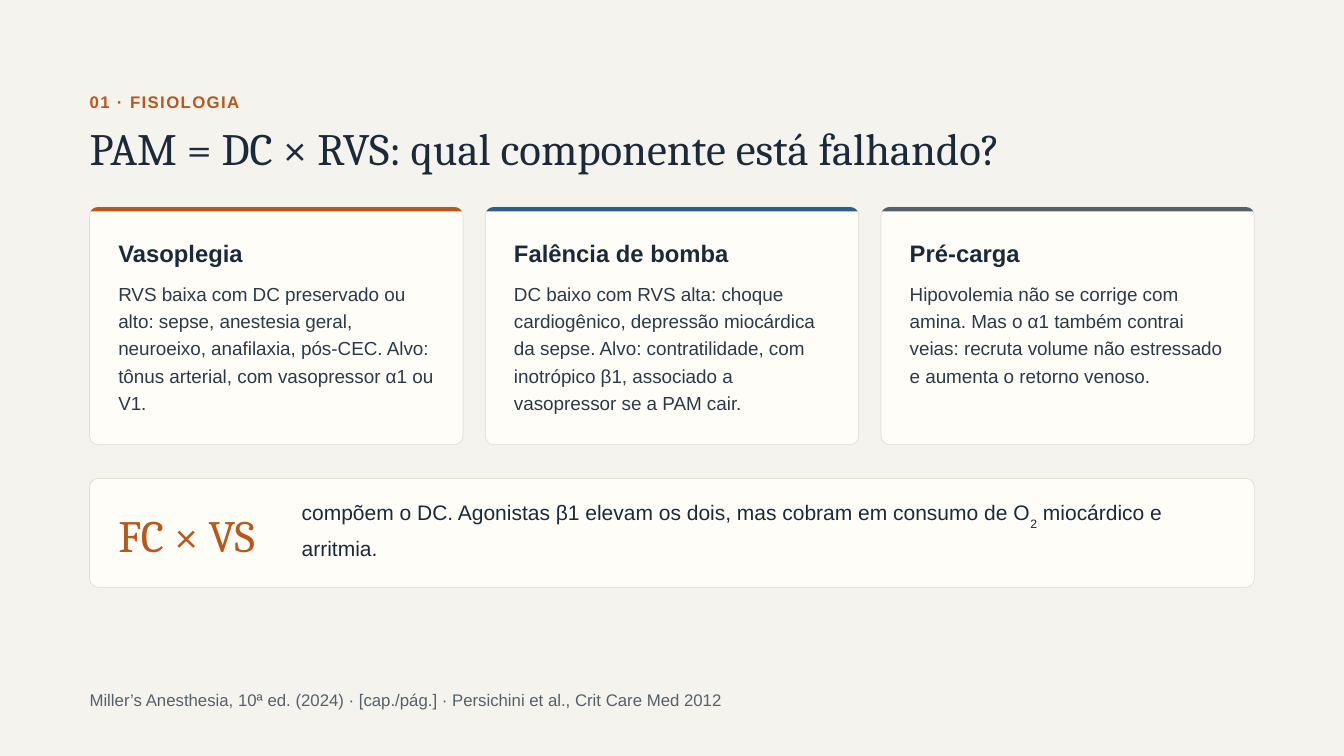
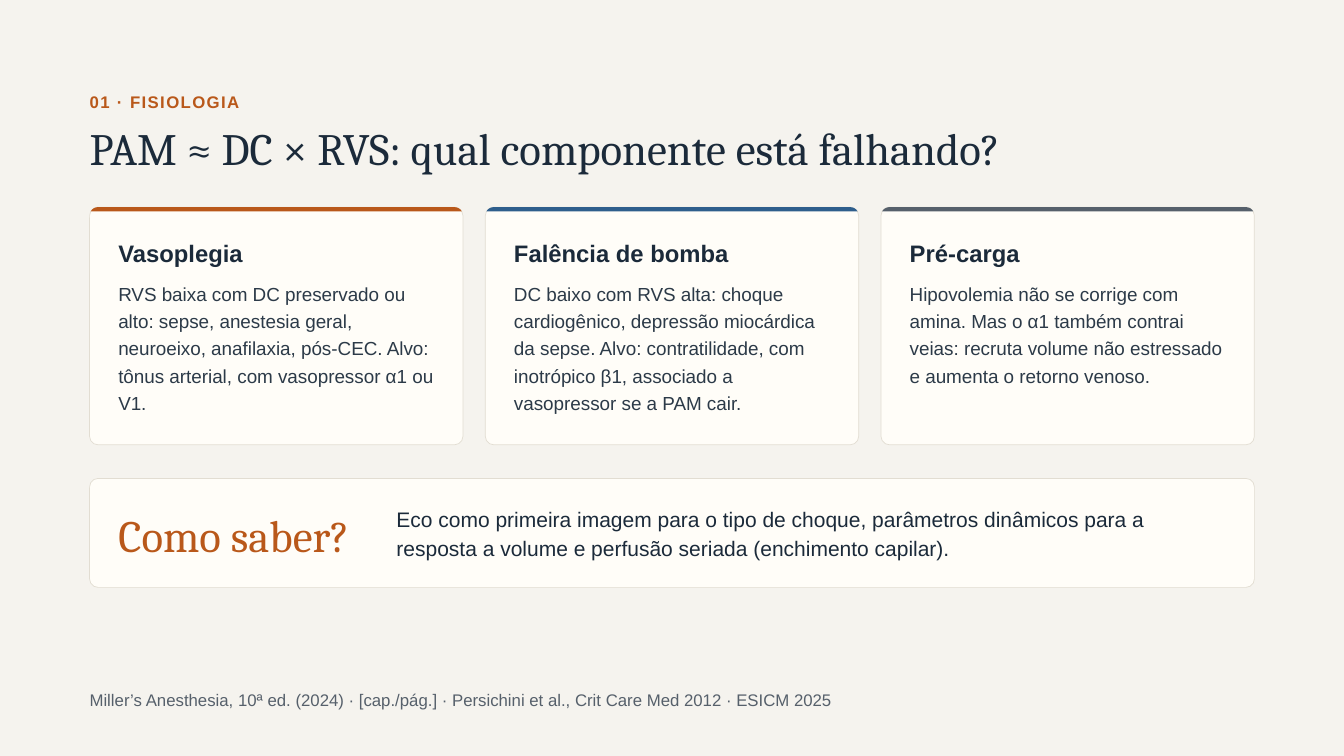
Before and after one commit to brunomoraesdubois-bit/Bruno, a slide deck: slide 2 of apresentacao/Aminas_Vasoativas.pptx (slide 3 before the commit). Drawn at 1344x756 pixels with LibreOffice and Linux fonts; fonts in the diff are those of the drawing. Boxes give left, top, right and bottom in pixels: in the first picture for what was removed or moved away, otherwise in the second. Text is boxed around its words. In the diff, an @@ line names an element or a change of style, - is before the commit and + after.

```diff
--- a/apresentacao/Aminas_Vasoativas.pptx
+++ b/apresentacao/Aminas_Vasoativas.pptx
@@ title at (90,133,1000,175): text changed @@
-PAM = DC × RVS: qual componente está falhando?
+PAM ≈ DC × RVS: qual componente está falhando?
@@ text at (118,521,349,553): text changed @@
-FC × VS
+Como saber?
@@ text at (396,511,1144,561): text changed @@
-compõem o DC. Agonistas β1 elevam os dois, mas cobram em consumo de O2 miocárdico e arritmia.
+Eco como primeira imagem para o tipo de choque, parâmetros dinâmicos para a resposta a volume e perfusão seriada (enchimento capilar).
@@ text at (90,693,831,710): text changed @@
-Miller’s Anesthesia, 10ª ed. (2024) · [cap./pág.] · Persichini et al., Crit Care Med 2012
+Miller’s Anesthesia, 10ª ed. (2024) · [cap./pág.] · Persichini et al., Crit Care Med 2012 · ESICM 2025
```
Also in this commit, not shown: 18 other slides changed, 7 slides added, 1 slide removed, 33 other files.
